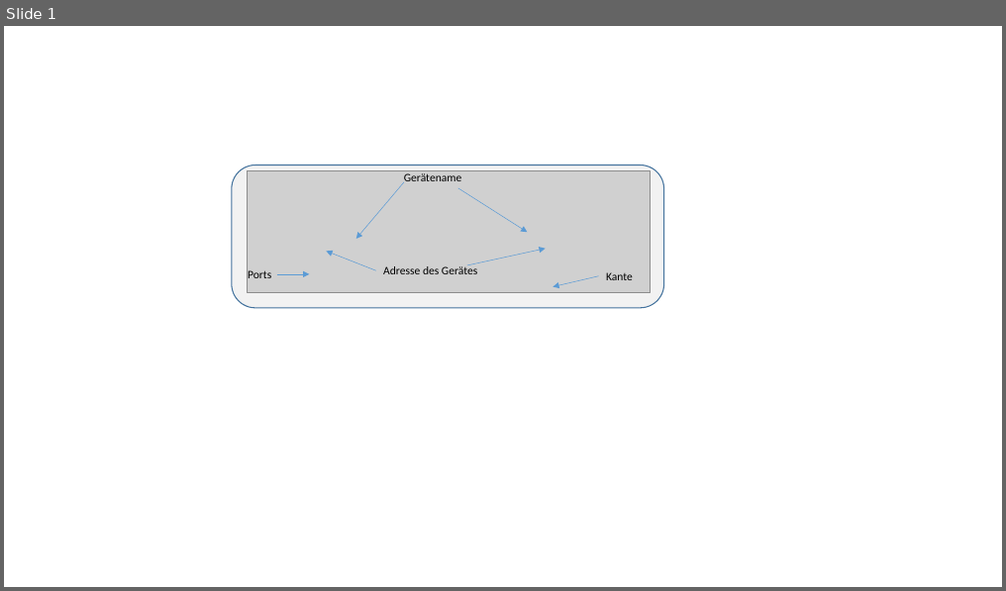
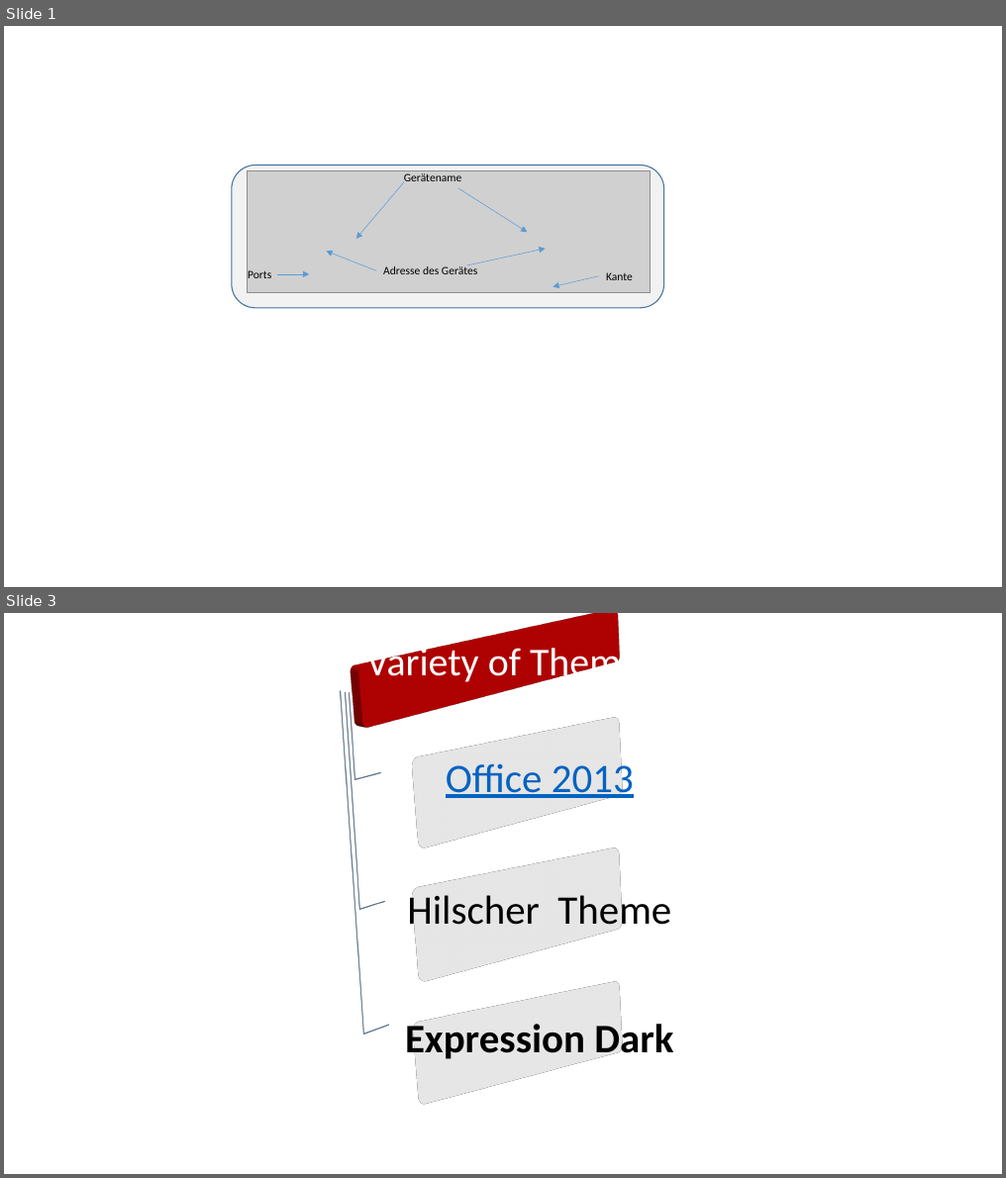
Before and after one commit to Ghislain1/zoe-fb-app, a slide deck: Masterarbeit_Skizze.pptx. Shown one above the other, each under a label of ours: slide 1 before the commit, slides 1 and 3 after it; the slides between them are not shown. The pictures are 1006x591 and 1006x1178 pixels, drawn with LibreOffice and Linux fonts; fonts in the diff are those of the drawing; grey boxes stand for pictures. Boxes give left, top, right and bottom in pixels: in the first picture for what was removed or moved away, otherwise in the second. Text is boxed around its words. In the diff, an @@ line names an element or a change of style, - is before the commit and + after.

```diff
--- a/Masterarbeit_Skizze.pptx
+++ b/Masterarbeit_Skizze.pptx
@@ slide 3 added at (4,613,1002,1174), background #FFFFFF @@
@@ group added at (325,636,683,1078): 4 rounded rectangles, 4 texts, 3 freeform shapes @@
+Variety of Theme
+Office 2013
+Hilscher Theme
+Expression Dark
```
Also in this commit, not shown: 2 other slides added, 2 other files.
